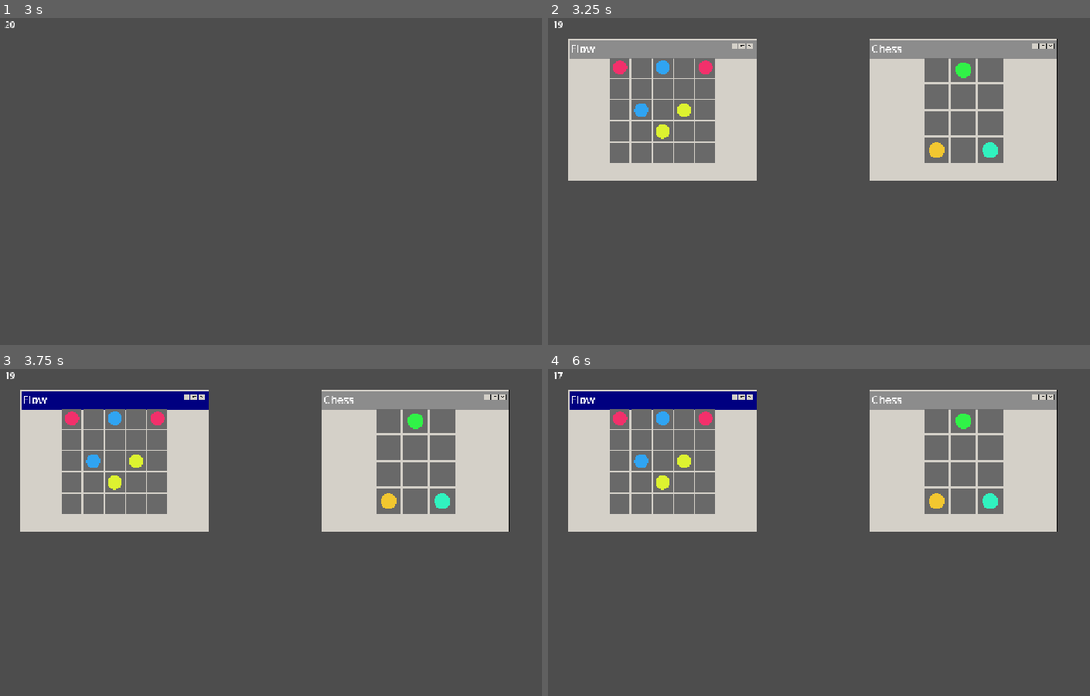
Above: before the commit, frames 1-4 (two rows, left to right).
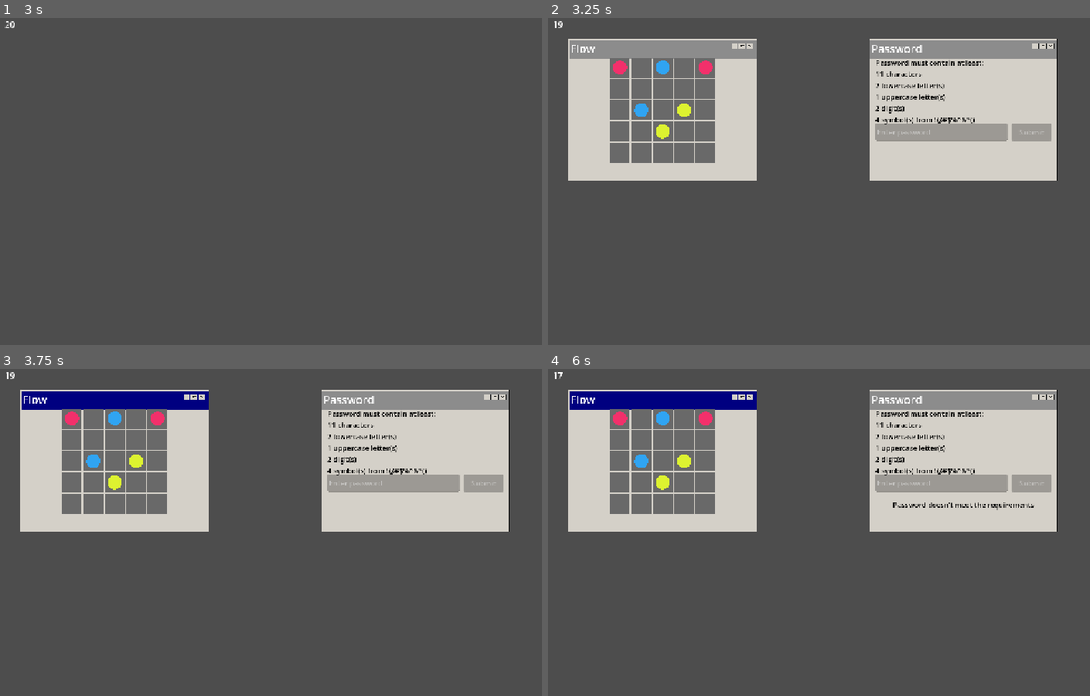
Above: after the commit, the same moments.

Repository: Vikociraptor/can_i_unsend
Game: Godot game, scene res://MainMenu.tscn
Two runs of this game, one before a commit and one after it. Both use one fixed random seed, a clock stepped at 60 frames per second and the inputs below.
Inputs (mouse positions are in pixels of both pictures, inside the frame that each line leads up to):
- Up to frame 1 (3 s): click (97, 250) at 0.5 s; click "X" at 1.25 s; click (81, 214) at 2 s; tap Enter at 2.75 s; move the mouse to (444, 174) at 2.77 s; press the mouse at (444, 174) at 2.78 s
- Up to frame 2 (3.25 s): no input
- Up to frame 3 (3.75 s): release the mouse at (444, 525) at 3.5 s; click (184, 398) at 3.52 s
- Up to frame 4 (6 s): click (1041, 398) at 4.27 s; click (1030, 483) at 5 s, where only the run after the commit has a clickable "Submit"; click (732, 398) at 5.77 s

Frame 1 is identical in both runs. In frame 2, 5.6% of the frame differs, in the area x 59-93%, y 8-45%; in frame 3, 5.6%; in frame 4, 5.7%.

Commit message:
Added random values for replayability to password game

Diff:
--- a/MainGameLoop.tscn
+++ b/MainGameLoop.tscn
@@ -5,10 +5,11 @@
 [ext_resource type="PackedScene" uid="uid://jmh44r4qvtyd" path="res://minigames/chess_minigame.tscn" id="5_d1nqu"]
 [ext_resource type="PackedScene" uid="uid://cetvhssiiotvk" path="res://minigames/flow_minigame.tscn" id="7_flow"]
 [ext_resource type="PackedScene" path="res://minigames/unblock_minigame.tscn" id="8_unblock"]
+[ext_resource type="PackedScene" path="res://minigames/password_minigame.tscn" id="9_password"]
 
 [node name="MainGameLoop" type="Node2D" unique_id=682557079 node_paths=PackedStringArray("timerLabel", "input_container")]
 script = ExtResource("1_v8d43")
-all_minigames = Array[PackedScene]([ExtResource("7_flow"), ExtResource("8_unblock"), ExtResource("4_h46g1"), ExtResource("5_d1nqu")])
+all_minigames = Array[PackedScene]([ExtResource("7_flow"), ExtResource("8_unblock"), ExtResource("4_h46g1"), ExtResource("5_d1nqu"), ExtResource("9_password")])
 timerLabel = NodePath("CanvasLayer/Timer")
 input_container = NodePath("CanvasLayer/CenterContainer")
 
--- /dev/null
+++ b/Scenes/PasswordGameTest.tscn
@@ -0,0 +1,41 @@
+[gd_scene format=3 uid="uid://cqc83j77hxo8b"]
+
+[ext_resource type="Script" uid="uid://8dy6er1o46wl" path="res://Scripts/Password/password_game.gd" id="1_pass"]
+
+[node name="PasswordGameTest" type="Node2D" unique_id=1739204856]
+
+[node name="Camera2D" type="Camera2D" parent="." unique_id=482917360]
+
+[node name="PasswordGame" type="Node2D" parent="." unique_id=1928374650 node_paths=PackedStringArray("camera")]
+script = ExtResource("1_pass")
+camera = NodePath("../Camera2D")
+lowerCaseAmount = 1
+upperCaseAmount = 1
+digitAmount = 1
+symbolAmount = 1
+targetLength = 8
+
+[node name="Rules" type="Label" parent="PasswordGame" unique_id=650193847]
+offset_right = 400.0
+offset_bottom = 140.0
+text = "Password must contain at least:"
+
+[node name="Input" type="LineEdit" parent="PasswordGame" unique_id=1203847562]
+offset_top = 150.0
+offset_right = 300.0
+offset_bottom = 190.0
+placeholder_text = "Enter password"
+
+[node name="Submit" type="Button" parent="PasswordGame" unique_id=918273645]
+offset_left = 310.0
+offset_top = 150.0
+offset_right = 400.0
+offset_bottom = 190.0
+text = "Submit"
+
+[node name="Feedback" type="Label" parent="PasswordGame" unique_id=564738291]
+offset_top = 200.0
+offset_right = 400.0
+offset_bottom = 240.0
+horizontal_alignment = 1
+vertical_alignment = 1
--- a/Scripts/Password/password_game.gd
+++ b/Scripts/Password/password_game.gd
@@ -1,11 +1,108 @@
-extends Node
+extends Node2D
 
+@export var camera: Camera2D
+
+@export var lowerCaseAmount := 0
+@export var upperCaseAmount := 0
+@export var digitAmount := 0
+@export var symbolAmount := 0
+@export var targetLength := 0
+
+@onready var rules: Label = $Rules
+@onready var input: LineEdit = $Input
+@onready var submitButton: Button = $Submit
+@onready var feedback: Label = $Feedback
+
+var levelWon = false
+var levelLost = false
+
+# The minigame window toggles this when it becomes active/inactive.
+var interactive = true:
+	set(value):
+		interactive = value
+		if is_node_ready():
+			updateControls()
 
 # Called when the node enters the scene tree for the first time.
 func _ready() -> void:
-	pass # Replace with function body.
+
+	targetLength = randi_range(6, 16)
+	upperCaseAmount = randi_range(1, 5)
+	lowerCaseAmount = randi_range(0, 3)
+	symbolAmount = randi_range(0, 6)
+	digitAmount = randi_range(1, 4)
 
 
-# Called every frame. 'delta' is the elapsed time since the previous frame.
-func _process(delta: float) -> void:
-	pass
+	rules.text = getRulesText()
+	feedback.text = ""
+
+	submitButton.pressed.connect(_on_submit_pressed)
+	input.text_submitted.connect(_on_input_submitted)
+	updateControls()
+
+	if camera:
+		camera.position = get_bounds().get_center()
+
+func _process(_delta: float) -> void:
+	# levelLost is set from outside (the main loop's timer), so keep checking.
+	updateControls()
+	if levelLost and not levelWon:
+		feedback.text = "Out of time!"
+
+func updateControls() -> void:
+	var canPlay = interactive and !levelWon and !levelLost
+	input.editable = canPlay
+	submitButton.disabled = not canPlay
+	if not canPlay and input.has_focus():
+		input.release_focus()
+
+func get_bounds() -> Rect2:
+	return Rect2(Vector2.ZERO, Vector2(400, 240))
+
+func getRulesText() -> String:
+	var lines := PackedStringArray(["Password must contain at least:"])
+	if targetLength > 0:
+		lines.append("%d characters" % targetLength)
+	if lowerCaseAmount > 0:
+		lines.append("%d lowercase letter(s)" % lowerCaseAmount)
+	if upperCaseAmount > 0:
+		lines.append("%d uppercase letter(s)" % upperCaseAmount)
+	if digitAmount > 0:
+		lines.append("%d digit(s)" % digitAmount)
+	if symbolAmount > 0:
+		lines.append("%d symbol(s) from !@#$%%^&*()" % symbolAmount)
+	return "\n".join(lines)
+
+func _on_input_submitted(_text: String) -> void:
+	_on_submit_pressed()
+
+func _on_submit_pressed() -> void:
+	if levelWon or levelLost or not interactive:
+		return
+	if checkPassword(input.text):
+		levelWon = true
+		feedback.text = "Password accepted!"
+	else:
+		feedback.text = "Password doesn't meet the requirements"
+
+func checkPassword(s: String) -> bool:
+
+	var lowerCaseCount := 0
+	var upperCaseCount := 0
+	var digitCount := 0
+	var symbolCount := 0
+	var lengthCount := 0
+
+	for c in s:
+		if c >= "A" and c <= "Z":
+			upperCaseCount += 1
+		elif c >= "a" and c <= "z":
+			lowerCaseCount += 1
+		elif c >= "0" and c <= "9":
+			digitCount += 1
+		elif c in "!@#$%^&*()":
+			symbolCount += 1
+		if c != " ":
+			lengthCount += 1
+
+	return upperCaseCount >= upperCaseAmount and lowerCaseCount >= lowerCaseAmount and digitCount >= digitAmount and symbolCount >= symbolAmount and lengthCount >= targetLength
--- /dev/null
+++ b/minigames/password_minigame.tscn
@@ -0,0 +1,173 @@
+[gd_scene format=3]
+
+[ext_resource type="Script" uid="uid://ctqyg4130u6cg" path="res://minigames/puzzle_minigame.gd" id="1_3jprq"]
+[ext_resource type="Texture2D" uid="uid://3iyye5wcyugm" path="res://assets/RetroWindowsGUI/Window_Header.png" id="2_hhwsc"]
+[ext_resource type="Texture2D" uid="uid://7u4tja0fyhpm" path="res://assets/RetroWindowsGUI/Windows_Button.png" id="3_p0bon"]
+[ext_resource type="Texture2D" uid="uid://ko1w1ywfysu2" path="res://assets/RetroWindowsGUI/Windows_Button_Pressed.png" id="4_q6hqq"]
+[ext_resource type="Texture2D" uid="uid://cuki5h7pvmqyq" path="res://assets/RetroWindowsGUI/Windows_Icons.png" id="5_jbnu7"]
+[ext_resource type="Script" uid="uid://8dy6er1o46wl" path="res://Scripts/Password/password_game.gd" id="6_pass"]
+
+[sub_resource type="StyleBoxTexture" id="StyleBoxTexture_0v6pm"]
+texture = ExtResource("3_p0bon")
+texture_margin_left = 2.0
+texture_margin_top = 2.0
+texture_margin_right = 2.0
+texture_margin_bottom = 2.0
+
+[sub_resource type="StyleBoxTexture" id="StyleBoxTexture_bvlth"]
+texture = ExtResource("4_q6hqq")
+texture_margin_left = 2.0
+texture_margin_top = 2.0
+texture_margin_right = 2.0
+texture_margin_bottom = 2.0
+
+[sub_resource type="StyleBoxTexture" id="StyleBoxTexture_cfbnv"]
+texture = ExtResource("3_p0bon")
+texture_margin_left = 2.0
+texture_margin_top = 2.0
+texture_margin_right = 2.0
+texture_margin_bottom = 2.0
+
+[sub_resource type="StyleBoxEmpty" id="StyleBoxEmpty_tpg87"]
+
+[sub_resource type="AtlasTexture" id="AtlasTexture_we7e7"]
+atlas = ExtResource("5_jbnu7")
+region = Rect2(96, 0, 16, 16)
+
+[sub_resource type="AtlasTexture" id="AtlasTexture_elwks"]
+atlas = ExtResource("5_jbnu7")
+region = Rect2(80, 0, 16, 16)
+
+[sub_resource type="AtlasTexture" id="AtlasTexture_ymfxl"]
+atlas = ExtResource("5_jbnu7")
+region = Rect2(48, 0, 16, 16)
+
+[sub_resource type="RectangleShape2D" id="RectangleShape2D_be312"]
+size = Vector2(496.5, 55)
+
+[node name="PasswordMinigame" type="Node2D" unique_id=553078582 node_paths=PackedStringArray("game")]
+script = ExtResource("1_3jprq")
+game = NodePath("PasswordGame")
+display_name = "Password"
+
+[node name="Window" type="NinePatchRect" parent="." unique_id=1527480438]
+custom_minimum_size = Vector2(400, 300)
+offset_left = 293.0
+offset_top = 68.0
+offset_right = 877.0
+offset_bottom = 509.0
+texture = ExtResource("2_hhwsc")
+patch_margin_left = 3
+patch_margin_top = 23
+patch_margin_right = 3
+patch_margin_bottom = 3
+
+[node name="Title" type="Label" parent="Window" unique_id=347976614]
+layout_mode = 0
+offset_right = 190.0
+offset_bottom = 47.0
+grow_horizontal = 2
+offset_transform_enabled = true
+offset_transform_position = Vector2(6, 5)
+theme_override_font_sizes/font_size = 34
+text = "Password"
+
+[node name="HBoxContainer" type="HBoxContainer" parent="Window" unique_id=122604830]
+layout_mode = 1
+anchors_preset = 1
+anchor_left = 1.0
+anchor_right = 1.0
+offset_left = -79.0
+offset_top = 11.0
+offset_right = -11.0
+offset_bottom = 31.0
+grow_horizontal = 0
+
+[node name="Minimise" type="Button" parent="Window/HBoxContainer" unique_id=1506732584]
+custom_minimum_size = Vector2(16, 16)
+layout_mode = 2
+theme_override_styles/normal = SubResource("StyleBoxTexture_0v6pm")
+theme_override_styles/pressed = SubResource("StyleBoxTexture_bvlth")
+theme_override_styles/hover = SubResource("StyleBoxTexture_cfbnv")
+theme_override_styles/focus = SubResource("StyleBoxEmpty_tpg87")
+icon = SubResource("AtlasTexture_we7e7")
+
+[node name="Maximise" type="Button" parent="Window/HBoxContainer" unique_id=1035487594]
+custom_minimum_size = Vector2(16, 16)
+layout_mode = 2
+theme_override_styles/normal = SubResource("StyleBoxTexture_0v6pm")
+theme_override_styles/pressed = SubResource("StyleBoxTexture_bvlth")
+theme_override_styles/hover = SubResource("StyleBoxTexture_cfbnv")
+theme_override_styles/focus = SubResource("StyleBoxEmpty_tpg87")
+icon = SubResource("AtlasTexture_elwks")
+
+[node name="Close" type="Button" parent="Window/HBoxContainer" unique_id=477217186]
+custom_minimum_size = Vector2(16, 16)
+layout_mode = 2
+theme_override_styles/normal = SubResource("StyleBoxTexture_0v6pm")
+theme_override_styles/pressed = SubResource("StyleBoxTexture_bvlth")
+theme_override_styles/hover = SubResource("StyleBoxTexture_cfbnv")
+theme_override_styles/focus = SubResource("StyleBoxEmpty_tpg87")
+icon = SubResource("AtlasTexture_ymfxl")
+
+[node name="GameArea" type="Control" parent="Window" unique_id=1837465029]
+anchors_preset = 0
+offset_left = 12.0
+offset_top = 56.0
+offset_right = 572.0
+offset_bottom = 384.0
+mouse_filter = 2
+
+[node name="PasswordGame" type="Node2D" parent="." unique_id=1928374650]
+script = ExtResource("6_pass")
+lowerCaseAmount = 1
+upperCaseAmount = 1
+digitAmount = 1
+symbolAmount = 1
+targetLength = 8
+
+[node name="Rules" type="Label" parent="PasswordGame" unique_id=650193847]
+offset_right = 400.0
+offset_bottom = 140.0
+theme_override_colors/font_color = Color(0, 0, 0, 1)
+text = "Password must contain at least:"
+
+[node name="Input" type="LineEdit" parent="PasswordGame" unique_id=1203847562]
+offset_top = 150.0
+offset_right = 300.0
+offset_bottom = 190.0
+placeholder_text = "Enter password"
+
+[node name="Submit" type="Button" parent="PasswordGame" unique_id=918273645]
+offset_left = 310.0
+offset_top = 150.0
+offset_right = 400.0
+offset_bottom = 190.0
+text = "Submit"
+
+[node name="Feedback" type="Label" parent="PasswordGame" unique_id=564738291]
+offset_top = 200.0
+offset_right = 400.0
+offset_bottom = 240.0
+theme_override_colors/font_color = Color(0, 0, 0, 1)
+horizontal_alignment = 1
+vertical_alignment = 1
+
+[node name="Result" type="Label" parent="." unique_id=1376386682]
+offset_left = 305.0
+offset_top = 460.0
+offset_right = 865.0
+offset_bottom = 500.0
+theme_override_colors/font_color = Color(0, 0, 0, 1)
+theme_override_font_sizes/font_size = 23
+horizontal_alignment = 1
+vertical_alignment = 1
+
+[node name="MoveArea" type="Area2D" parent="." unique_id=2037982697]
+
+[node name="CollisionShape2D" type="CollisionShape2D" parent="MoveArea" unique_id=1544029002]
+position = Vector2(545.75, 100.5)
+shape = SubResource("RectangleShape2D_be312")
+
+[connection signal="mouse_entered" from="MoveArea" to="." method="_on_move_area_mouse_entered"]
+[connection signal="mouse_exited" from="MoveArea" to="." method="_on_move_area_mouse_exited"]
